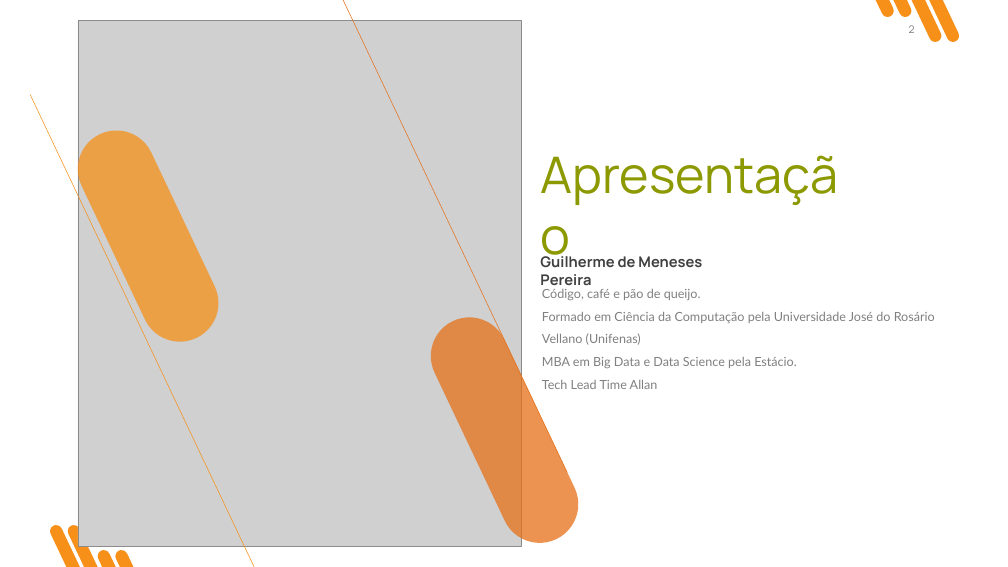
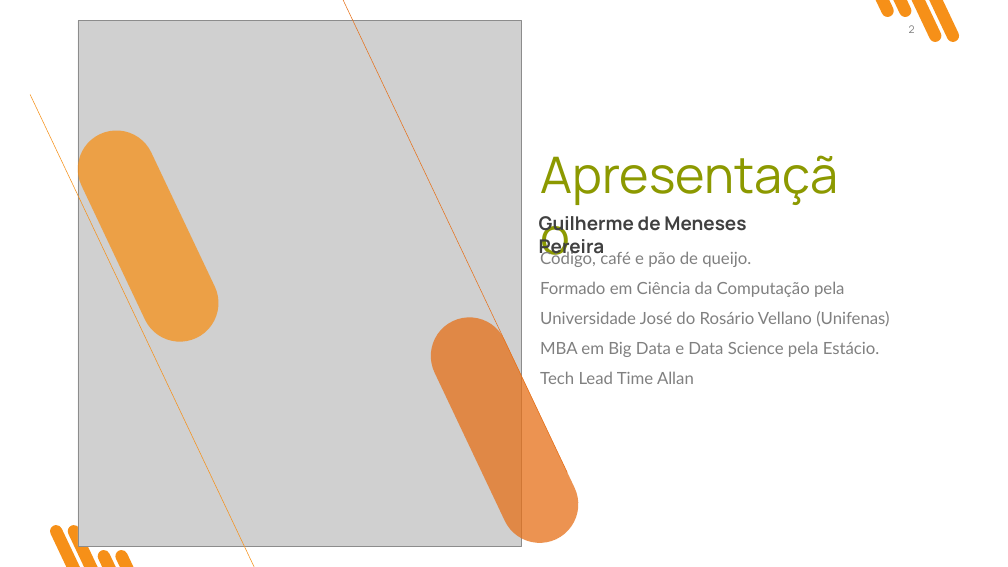
Before and after one commit to GuilhermeMP17/workshop_git_and_gitflow_everis, a slide deck: slide 2 of git_gitflow.pptx. Drawn at 1008x567 pixels with LibreOffice and Linux fonts; fonts in the diff are those of the drawing; grey boxes stand for pictures. Boxes give left, top, right and bottom in pixels: in the first picture for what was removed or moved away, otherwise in the second. Text is boxed around its words. In the diff, an @@ line names an element or a change of style, - is before the commit and + after.

Commit message:
[edit] Ppt apresentação

```diff
--- a/git_gitflow.pptx
+++ b/git_gitflow.pptx
@@ text "Guilherme de Meneses Pereira" moved from (x1=540, y1=254, x2=702, y2=290) to (x1=539, y1=216, x2=746, y2=259) @@
@@ text "Guilherme de Meneses Pereira" at (x1=539, y1=216, x2=746, y2=259): size 14 to 18 pt @@
@@ text "Código, café e pão de ..." moved from (x1=542, y1=289, x2=935, y2=389) to (x1=540, y1=250, x2=889, y2=384) @@
@@ text "Código, café e pão de ..." at (x1=540, y1=250, x2=889, y2=384): size 12 to 16 pt @@
```
Also in this commit, not shown: 2 other slides changed, 1 other file.
